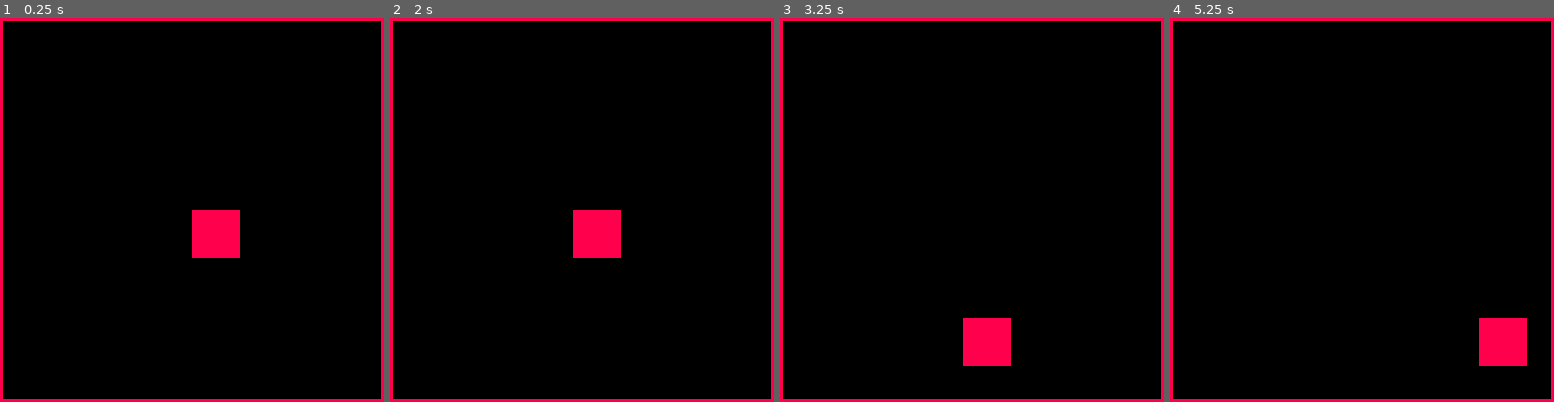
Above: before the commit, frames 1-4 (left to right).
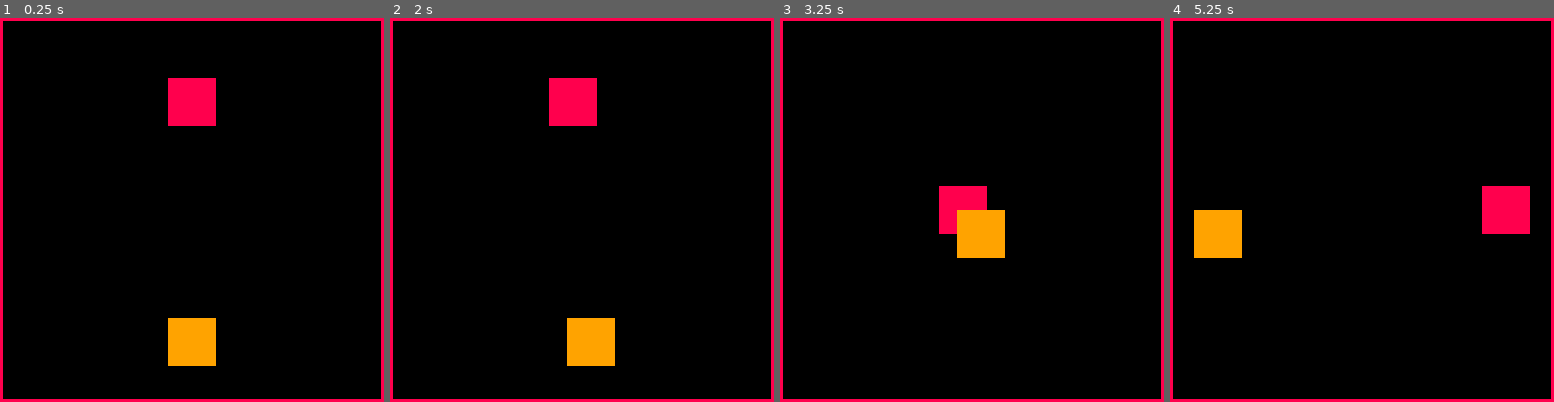
Above: after the commit, the same moments.

Repository: egitelma/pico_radio
Game: PICO-8 cartridge radio.p8
Two runs of this game, one before a commit and one after it. Both use one fixed random seed, a clock stepped at 60 frames per second and the inputs below.
Inputs:
- Up to frame 1 (0.25 s): no input
- Up to frame 2 (2 s): hold Left from 1.97 s (still down); hold P2 Right from 1.97 s (still down)
- Up to frame 3 (3.25 s): release Left at 2.37 s; release P2 Right at 2.37 s; hold Down 2.42-2.82 s; hold P2 Up 2.42-2.82 s; hold Right from 2.87 s (still down); hold P2 Left from 2.87 s (still down)
- Up to frame 4 (5.25 s): release Right at 3.53 s; release P2 Left at 3.53 s; hold Up 3.58-4.08 s; hold P2 Down 3.58-4.08 s; hold Right 4.13-4.53 s; hold P2 Left 4.13-4.53 s; hold Down 4.58-5.08 s; hold P2 Up 4.58-5.08 s; hold Left from 5.13 s (still down); hold P2 Right from 5.13 s (still down)

The runs differ from the first frame. In frame 1, 4.7% of the frame differs, in the area x 43-63%, y 15-91%; in frame 2, 4.7%; in frame 3, 4.2%; in frame 4, 4.7%.

Commit message:
two players basis

Diff:
--- a/radio.p8
+++ b/radio.p8
@@ -1,9 +1,21 @@
 pico-8 cartridge // http://www.pico-8.com
 version 42
 __lua__
-local player = {
-    x = 64,
-    y = 64,
+
+local playerOne = {
+    x = 56,
+    y = 20,
+    speed = 3,
+    size = 15,
+    minX = 1,
+    maxX = 127,
+    minY = 1,
+    maxY = 127
+}
+
+local playerTwo = {
+    x = 56,
+    y = 100,
     speed = 3,
     size = 15,
     minX = 1,
@@ -13,14 +25,19 @@
 }
 
 function updatePlayerPos()
-    if btn(0) and player.x > player.minX then player.x -= player.speed end
-    if btn(1) and player.x < player.maxX - player.size then player.x += player.speed end
-    if btn(2) and player.y > player.minY then player.y -= player.speed end
-    if btn(3) and player.y < player.maxY - player.size then player.y += player.speed end
+    if btn(0) and playerOne.x > playerOne.minX then playerOne.x -= playerOne.speed end
+    if btn(1) and playerOne.x < playerOne.maxX - playerOne.size then playerOne.x += playerOne.speed end
+    if btn(2) and playerOne.y > playerOne.minY then playerOne.y -= playerOne.speed end
+    if btn(3) and playerOne.y < playerOne.maxY - playerOne.size then playerOne.y += playerOne.speed end
+    if btn(0, 1) and playerTwo.x > playerTwo.minX then playerTwo.x -= playerTwo.speed end
+    if btn(1, 1) and playerTwo.x < playerTwo.maxX - playerTwo.size then playerTwo.x += playerTwo.speed end
+    if btn(2, 1) and playerTwo.y > playerTwo.minY then playerTwo.y -= playerTwo.speed end
+    if btn(3, 1) and playerTwo.y < playerTwo.maxY - playerTwo.size then playerTwo.y += playerTwo.speed end
 end
 
 function drawPlayer()
-    rectfill(player.x, player.y, player.x + 15, player.y + 15, 8)
+    rectfill(playerOne.x, playerOne.y, playerOne.x + playerOne.size, playerOne.y + playerOne.size, 8)
+    rectfill(playerTwo.x, playerTwo.y, playerTwo.x + playerTwo.size, playerTwo.y + playerTwo.size, 9)
 end
 
 function drawBorders()
